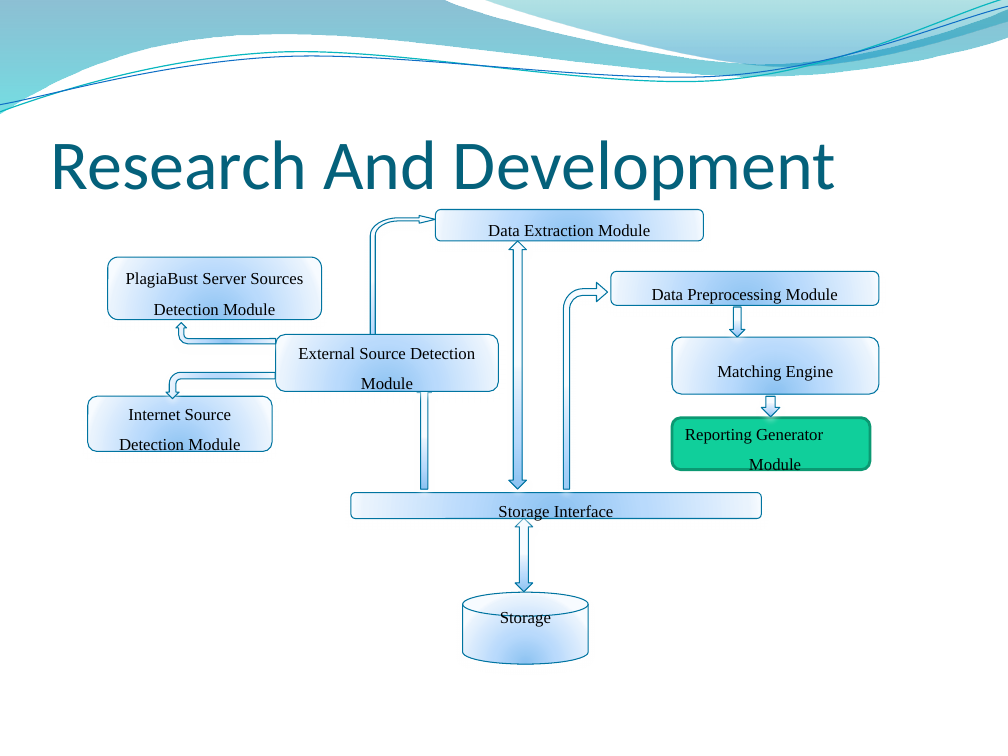
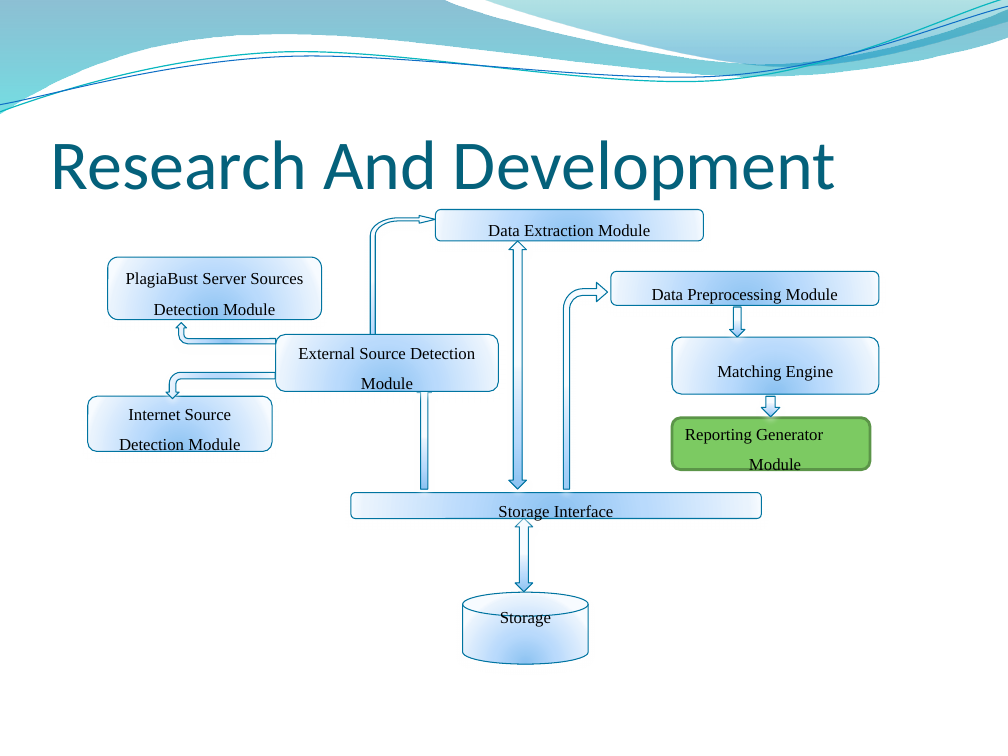
Before and after one commit to RizwanSaeedi/project-plagiabust, a slide deck: slide 34 of project docs/Final Presentation.pptx. Drawn at 1008x756 pixels with LibreOffice and Linux fonts; fonts in the diff are those of the drawing; background and template pictures are left out. Boxes give left, top, right and bottom in pixels: in the first picture for what was removed or moved away, otherwise in the second. Text is boxed around its words. In the diff, an @@ line names an element or a change of style, - is before the commit and + after.

```diff
--- a/project docs/Final Presentation.pptx
+++ b/project docs/Final Presentation.pptx
@@ rounded rectangle "Reporting Generator Module" at box(672, 417, 870, 469): fill #10CF9B to #7CCA62; outline #0C9973 2 pt to #5C9549 2 pt @@
```
Also in this commit, not shown: 2 other slides changed.
